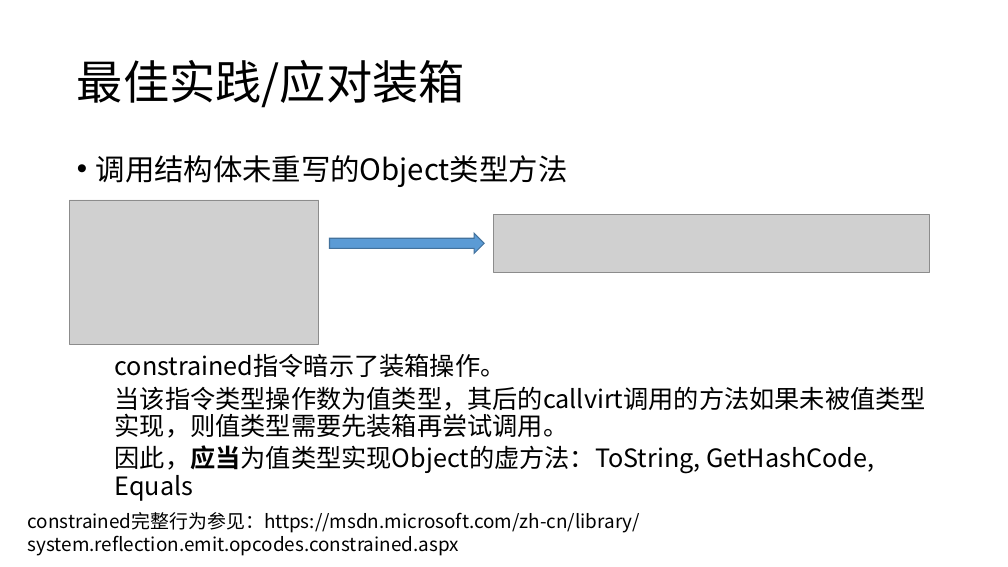
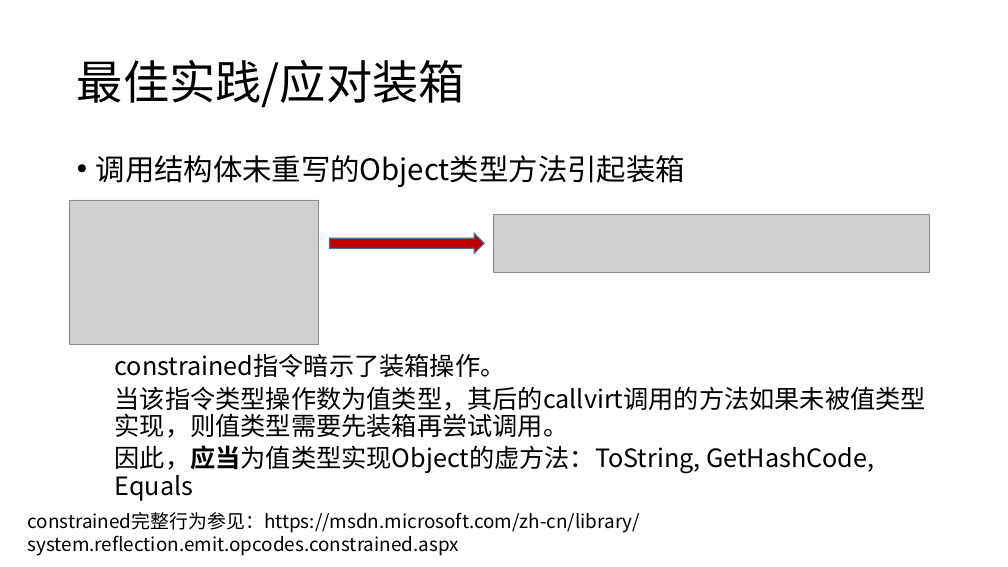
Before and after one commit to snakealpha/DotNetSession, a slide deck: slide 21 of pptx.pptx.pptx. Drawn at 1008x567 pixels with LibreOffice and Linux fonts; fonts in the diff are those of the drawing; grey boxes stand for pictures. Boxes give left, top, right and bottom in pixels: in the first picture for what was removed or moved away, otherwise in the second. Text is boxed around its words. In the diff, an @@ line names an element or a change of style, - is before the commit and + after.

```diff
--- a/pptx.pptx.pptx
+++ b/pptx.pptx.pptx
@@ text at <box>96,155,685,187</box>: text changed @@
-• 调用结构体未重写的Object类型方法
+• 调用结构体未重写的Object类型方法引起装箱
@@ right arrow at <box>330,233,485,253</box>: fill #5B9BD5 to #C00000 @@
```
Also in this commit, not shown: 3 other slides changed, 4 slides added, 1 other file.
